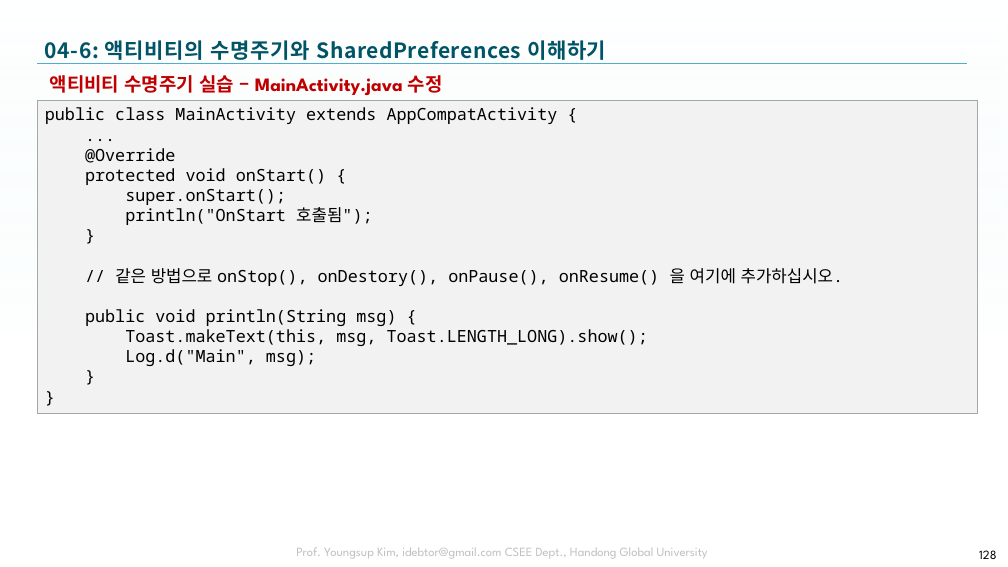
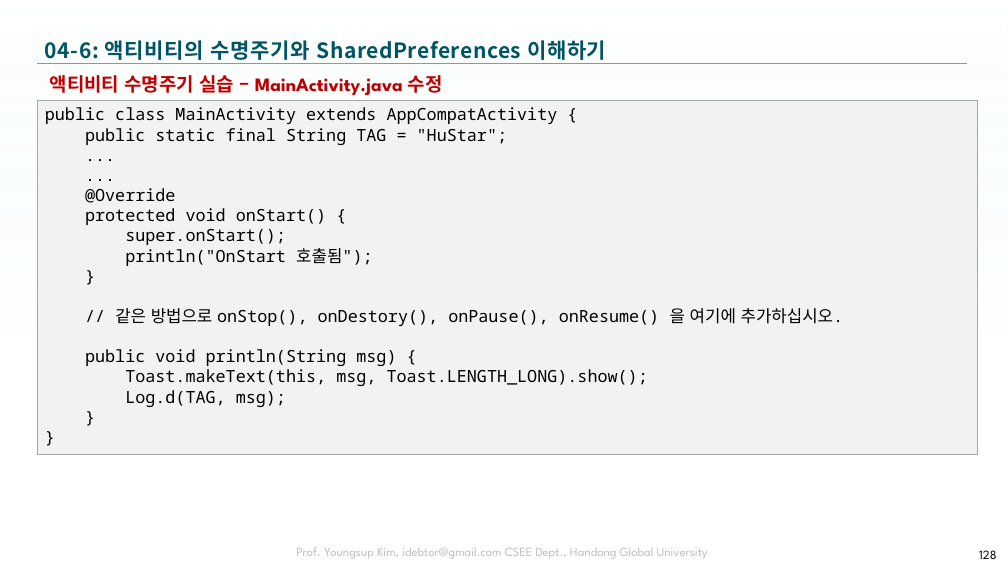
Before and after one commit to tae7841/HuStarAS, a slide deck: slide 128 of ppts/04Activity.pptx. Drawn at 1008x567 pixels with LibreOffice and Linux fonts; fonts in the diff are those of the drawing; background and template pictures are left out. Boxes give left, top, right and bottom in pixels: in the first picture for what was removed or moved away, otherwise in the second. Text is boxed around its words. In the diff, an @@ line names an element or a change of style, - is before the commit and + after.

```diff
--- a/ppts/04Activity.pptx
+++ b/ppts/04Activity.pptx
@@ rectangle "public class MainActivity extends AppCompatActivity ...": place and size @@
-rectangle "public class MainActivity extends AppCompatActivity ..." at bbox=[38, 101, 978, 414]
+rectangle "public class MainActivity extends AppCompatActivity ..." at bbox=[38, 101, 978, 454]
@@ text in rectangle at bbox=[85, 128, 507, 145]: paragraphs added @@
+public static final String TAG = "HuStar";
+...
@@ text in rectangle at bbox=[125, 390, 286, 407]: text changed @@
-Log.d("Main", msg);
+Log.d(TAG, msg);
```
Also in this commit, not shown: 3 other slides changed.
